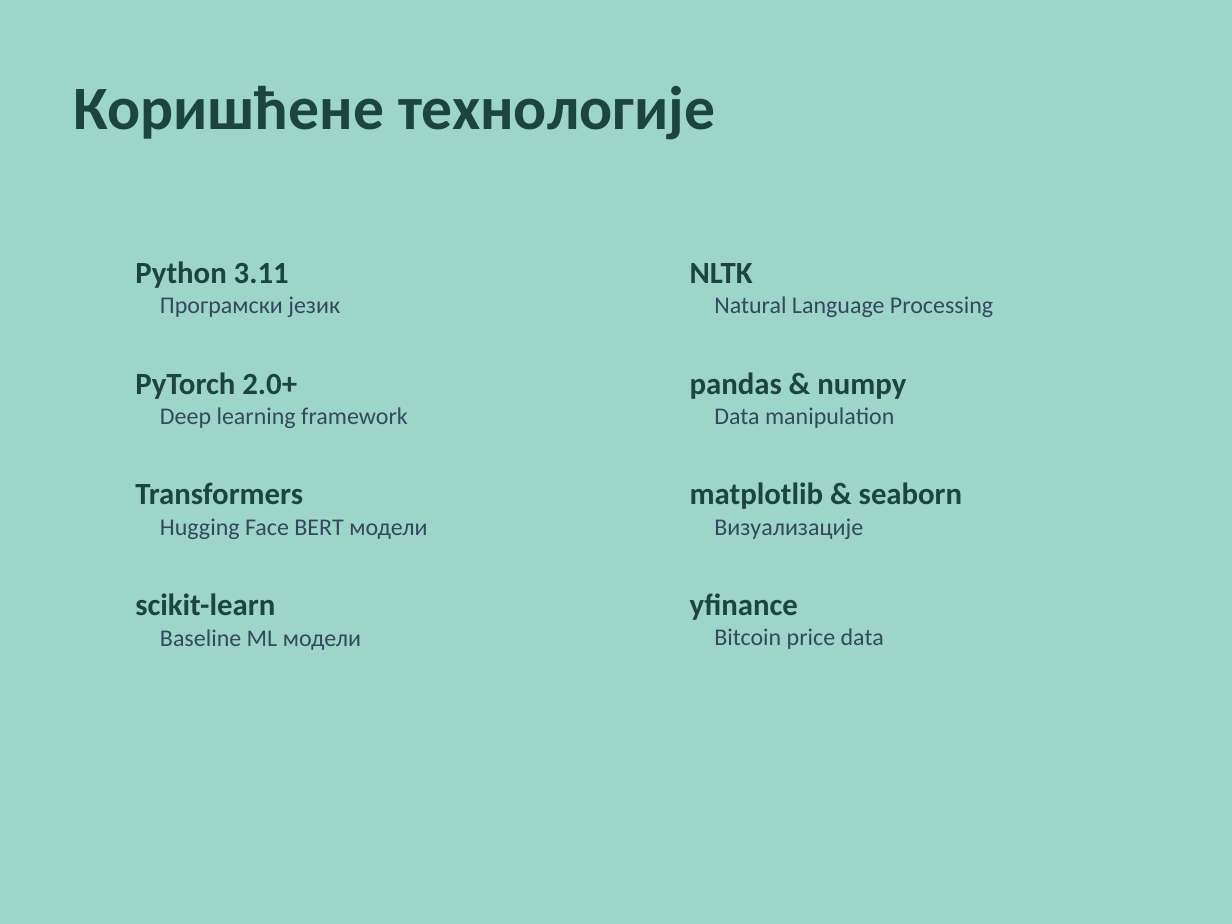
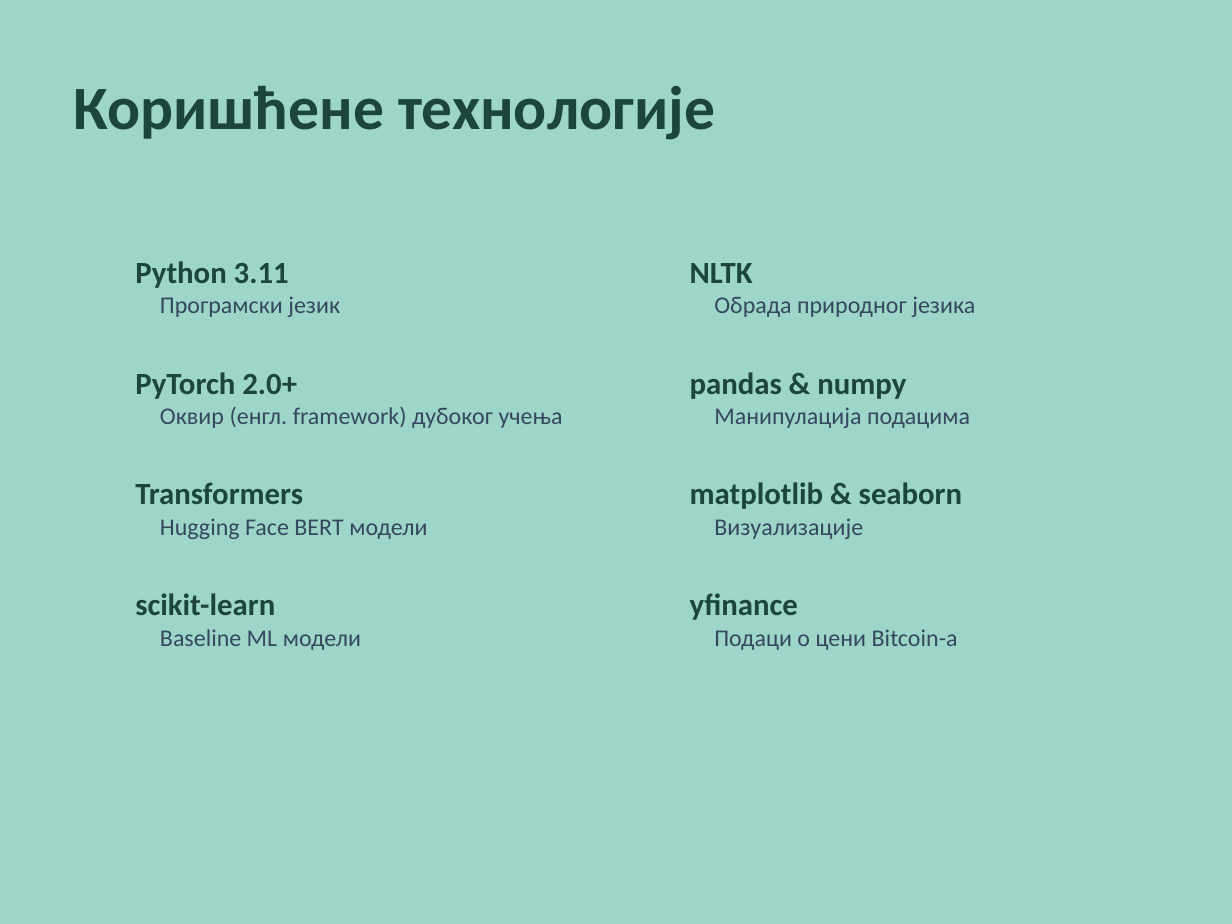
Before and after one commit to borisletic/diplomski, a slide deck: slide 7 of Prezentacija_Diplomski_Boris_Letic_RA_207_2021.pptx. Drawn at 1232x924 pixels with LibreOffice and Linux fonts; fonts in the diff are those of the drawing. Boxes give left, top, right and bottom in pixels: in the first picture for what was removed or moved away, otherwise in the second. Text is boxed around its words. In the diff, an @@ line names an element or a change of style, - is before the commit and + after.

```diff
--- a/Prezentacija_Diplomski_Boris_Letic_RA_207_2021.pptx
+++ b/Prezentacija_Diplomski_Boris_Letic_RA_207_2021.pptx
@@ text at [714, 296, 975, 317]: text changed @@
-Natural Language Processing
+Обрада природног језика
@@ text at [160, 406, 563, 428]: text changed @@
-Deep learning framework
+Оквир (енгл. framework) дубоког учења
@@ text at [714, 407, 970, 428]: text changed @@
-Data manipulation
+Манипулација подацима
@@ text at [714, 629, 958, 650]: text changed @@
-Bitcoin price data
+Подаци о цени Bitcoin-а
```
Also in this commit, not shown: 10 other slides changed, 1 other file.
